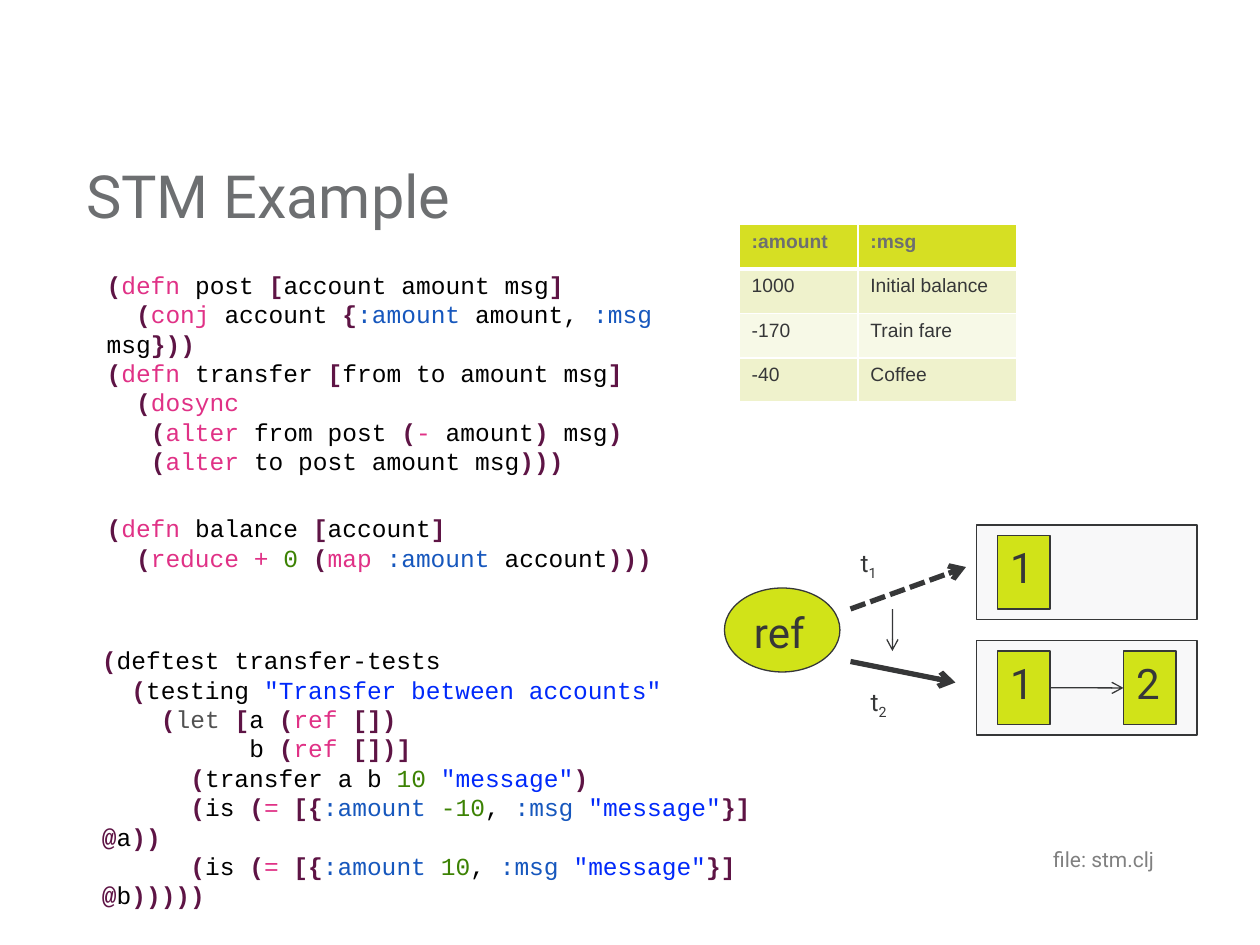
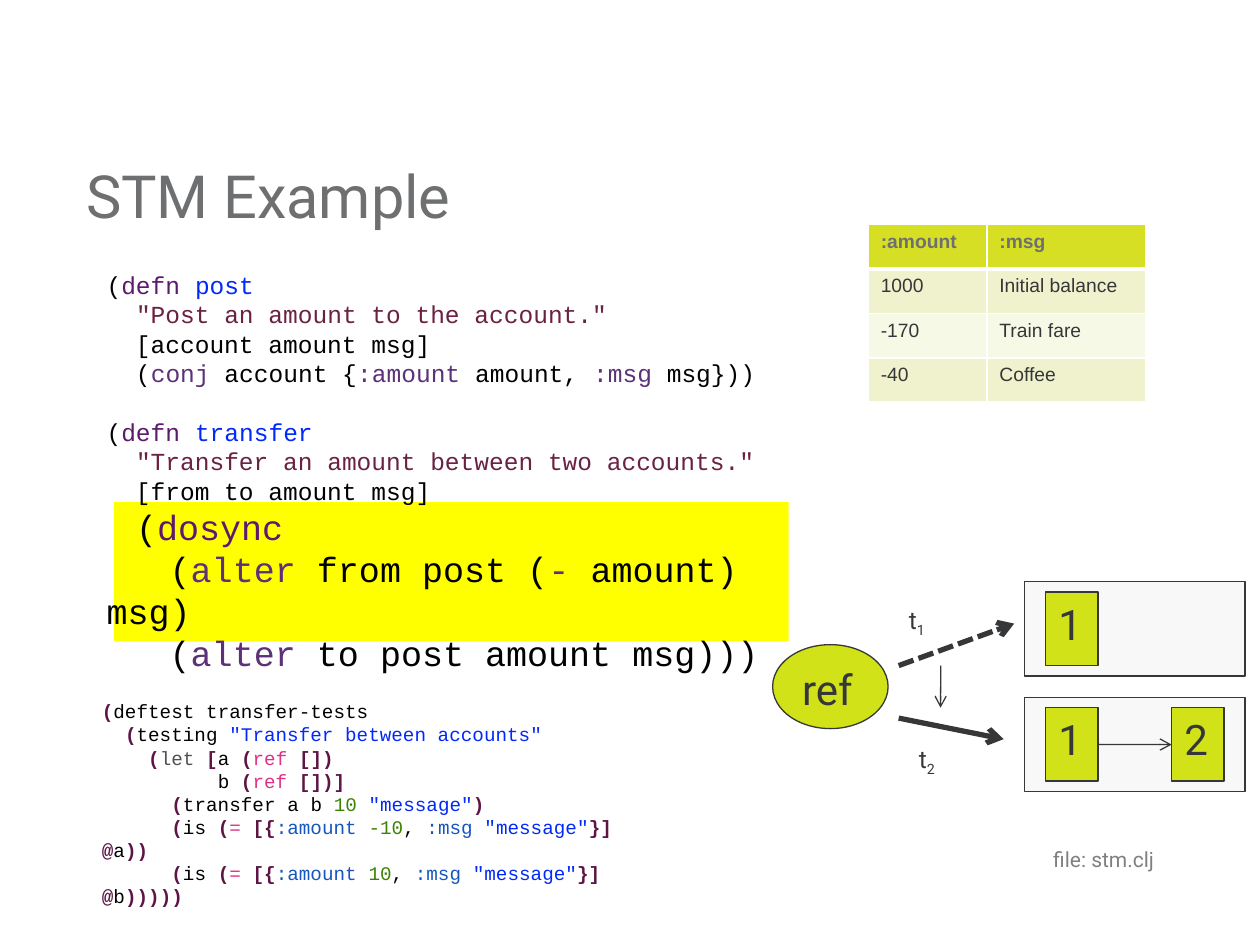
Before and after one commit to mjul/top-10-clojure-oredev-2011, a slide deck: slide 22 of Top Things to Learn From Clojure.pptx (slide 23 before the commit). Drawn at 1260x945 pixels with LibreOffice and Linux fonts; fonts in the diff are those of the drawing; background and template pictures are left out. Boxes give left, top, right and bottom in pixels: in the first picture for what was removed or moved away, otherwise in the second. Text is boxed around its words. In the diff, an @@ line names an element or a change of style, - is before the commit and + after.

```diff
--- a/Top Things to Learn From Clojure.pptx
+++ b/Top Things to Learn From Clojure.pptx
@@ table: place and size @@
-table at <box>740,224,1017,402</box>
+table at <box>868,224,1145,402</box>
@@ text at <box>107,276,606,358</box>: text changed; text colour #000000 to #6A2243 @@
-(defn post [account amount msg]
+(defn post
+"Post an amount to the account."
+[account amount msg]
@@ text at <box>107,364,755,667</box>: text colour #5E1445 to #000000, bold off in "(conj {:amount msg}))", "(dosync", "(alter (- amount) msg)", "(alter msg)))"; text colour #E03186 to #5B3178 in "(conj", "(alter (-", "(alter"; text colour #1657BD to #5B3178 in "{:amount :msg"; size 14 to 20 pt in "(dosync", "(alter from post (- amount) msg)", "(alter to post amount msg)))"; text colour #E03186 to #5D196C in "(dosync" @@
@@ text at <box>107,423,754,508</box>: text changed; text colour #000000 to #6A2243 @@
-(defn transfer [from to amount msg]
+(defn transfer
+"Transfer an amount between two accounts."
+[from to amount msg]
@@ rectangle added at <box>115,503,789,641</box>, fill #FFFF00 @@
@@ text at <box>107,520,652,572</box>: paragraphs removed @@
-(defn balance [account]
-(reduce + 0 (map :amount account)))
@@ 5 rectangles, 4 arrows, 2 texts, 1 ellipse: place and size @@
-5 rectangles, 4 arrows, 2 texts, 1 ellipse at <box>724,525,1197,735</box>
+5 rectangles, 4 arrows, 2 texts, 1 ellipse at <box>772,582,1245,791</box>
@@ text "(deftest transfer-tests": place and size @@
-text "(deftest transfer-tests" at <box>102,651,750,909</box>
+text "(deftest transfer-tests" at <box>102,705,611,907</box>
@@ text "(deftest transfer-tests" at <box>102,705,611,907</box>: size 14 to 11 pt @@
```
Also in this commit, not shown: 8 other slides changed, 2 slides added, 6 slides removed, 4 other files.
